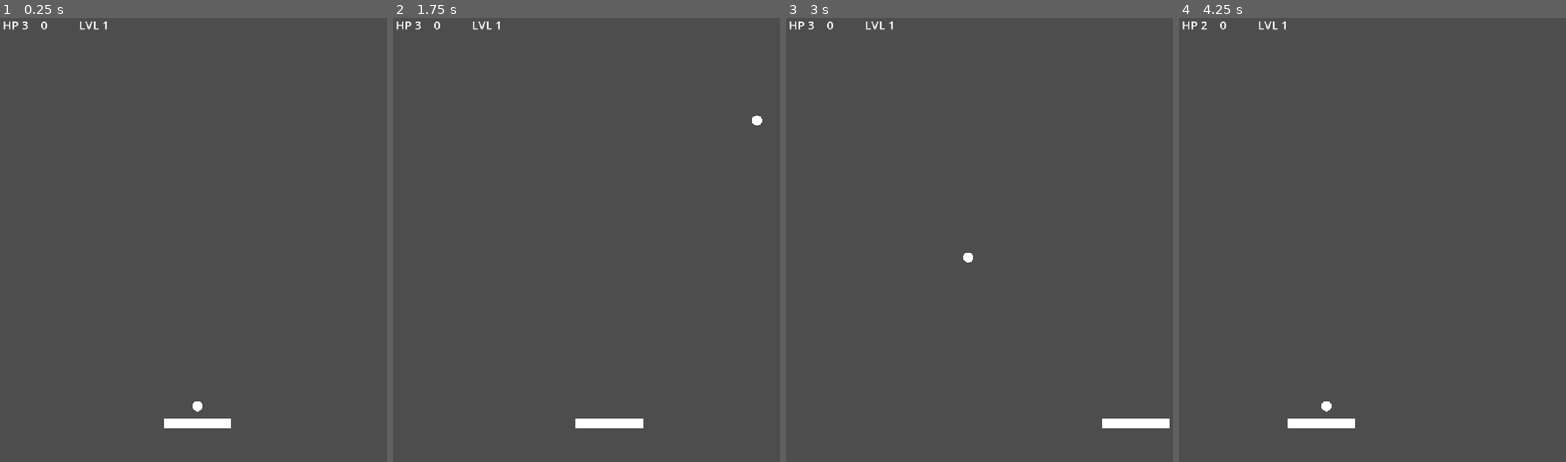
Above: before the commit, frames 1-4 (left to right).
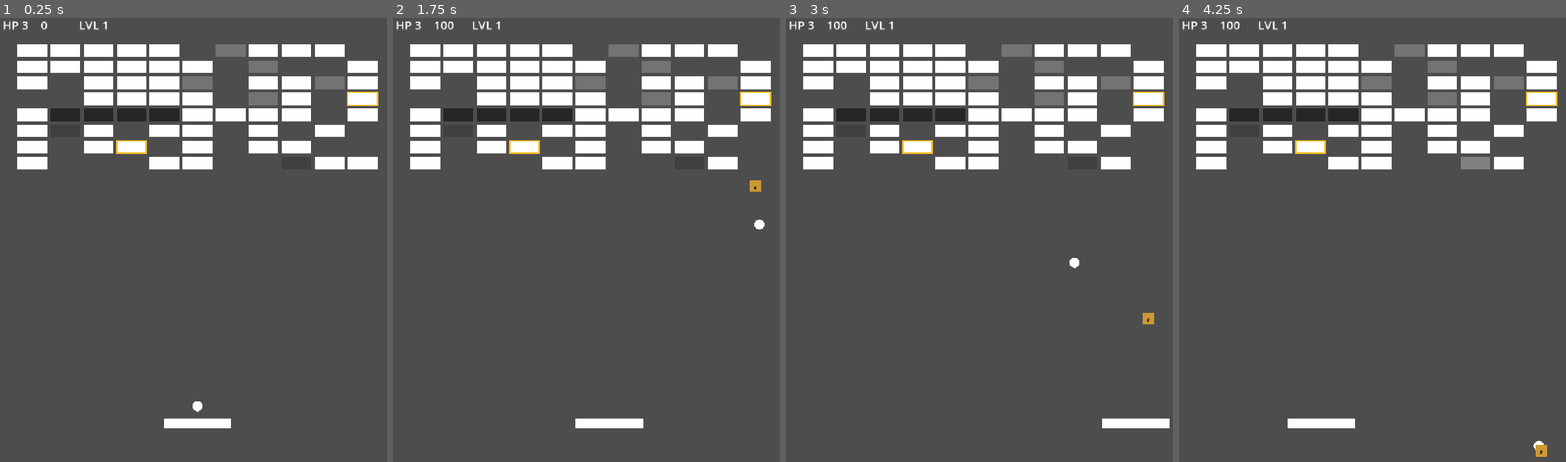
Above: after the commit, the same moments.

Repository: Ardarik421/arkanoid
Game: Godot game, scene res://scenes/main.tscn
Two runs of this game, one before a commit and one after it. Both use one fixed random seed, a clock stepped at 60 frames per second and the inputs below. The project has no main scene, so this scene is started directly.
Inputs (mouse positions are in pixels of both pictures, inside the frame that each line leads up to):
- Up to frame 1 (0.25 s): no input
- Up to frame 2 (1.75 s): tap Enter at 0.5 s; move the mouse to (679, 213) at 0.52 s; hold D (move_right) 0.53-1.28 s; tap Space (launch_ball) at 0.6, 1.35 s; move the mouse to (509, 257) at 1.27 s; hold A (move_left) from 1.28 s (still down)
- Up to frame 3 (3 s): move the mouse to (1025, 137) at 2.02 s; release A (move_left) at 2.03 s; hold D (move_right) from 2.03 s (still down); tap Space (launch_ball) at 2.1, 2.85 s; move the mouse to (964, 328) at 2.77 s
- Up to frame 4 (4.25 s): move the mouse to (1500, 306) at 3.52 s; release D (move_right) at 3.53 s; hold A (move_left) from 3.53 s (still down); tap Space (launch_ball) at 3.6 s

The runs differ from the first frame. In frame 1, 13% of the frame differs, in the area x 4-98%, y 5-35%; in frame 2, 13%; in frame 3, 13%; in frame 4, 13%, in the area x 4-98%, y 0-99%.
Error before the commit: Parse Error: Cannot find member "DropPool" in base "Bonus". (res://scenes/brick.gd:103)

Commit message:
Настроить пулы обычных и усиленных наград

Diff:
--- a/scenes/bonus.gd
+++ b/scenes/bonus.gd
@@ -17,18 +17,42 @@
 	MAGNET
 }
 
+enum DropPool {
+	ANY,
+	UTILITY,
+	POWERFUL
+}
+
 @export var bonus_type: BonusType = BonusType.EXPAND_PADDLE
 
 @export var fall_speed: float = 250.0
 @export var size: float = 28.0
 
-var forced_bonus_type: int = -1
+static var next_drop_pool: DropPool = DropPool.ANY
 
 func _ready():
-	if forced_bonus_type >= 0:
-		bonus_type = forced_bonus_type as BonusType
-	else:
-		bonus_type = BonusType.values().pick_random()
+	match next_drop_pool:
+		DropPool.UTILITY:
+			bonus_type = [
+				BonusType.EXPAND_PADDLE,
+				BonusType.EXTRA_LIFE,
+				BonusType.HYPER_BALL,
+				BonusType.FAST_BALL,
+				BonusType.SHIELD,
+				BonusType.MAGNET
+			].pick_random()
+
+		DropPool.POWERFUL:
+			bonus_type = [
+				BonusType.PIERCING_BALL,
+				BonusType.EXPLOSIVE_BALL,
+				BonusType.SPLIT_BALLS
+			].pick_random()
+
+		DropPool.ANY:
+			bonus_type = BonusType.values().pick_random()
+
+	next_drop_pool = DropPool.ANY
 
 	queue_redraw()
 	body_entered.connect(_on_body_entered)
